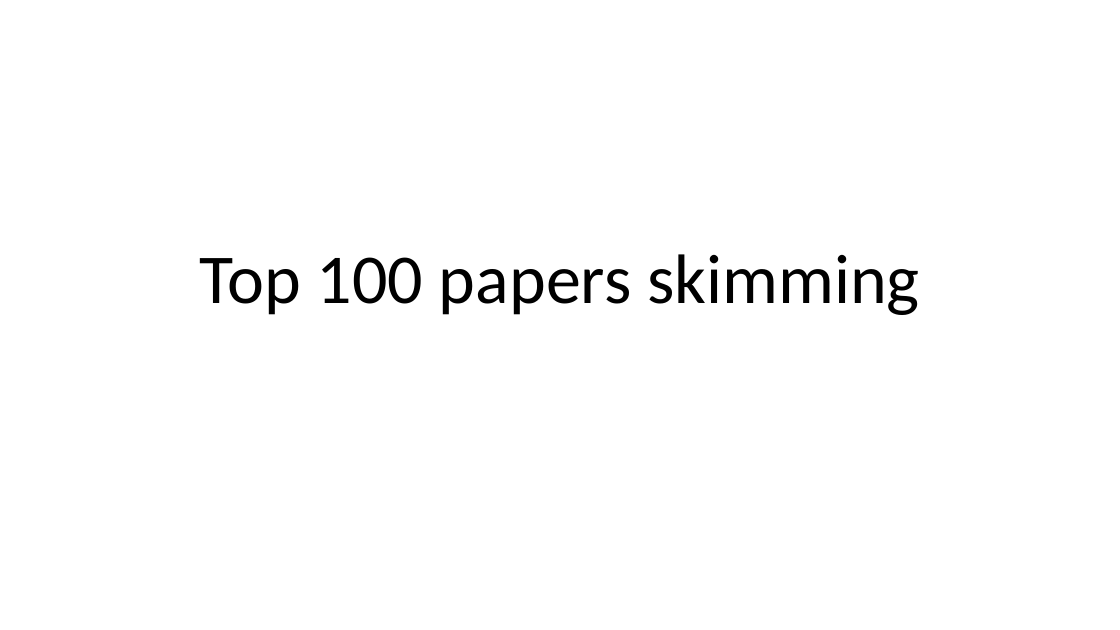
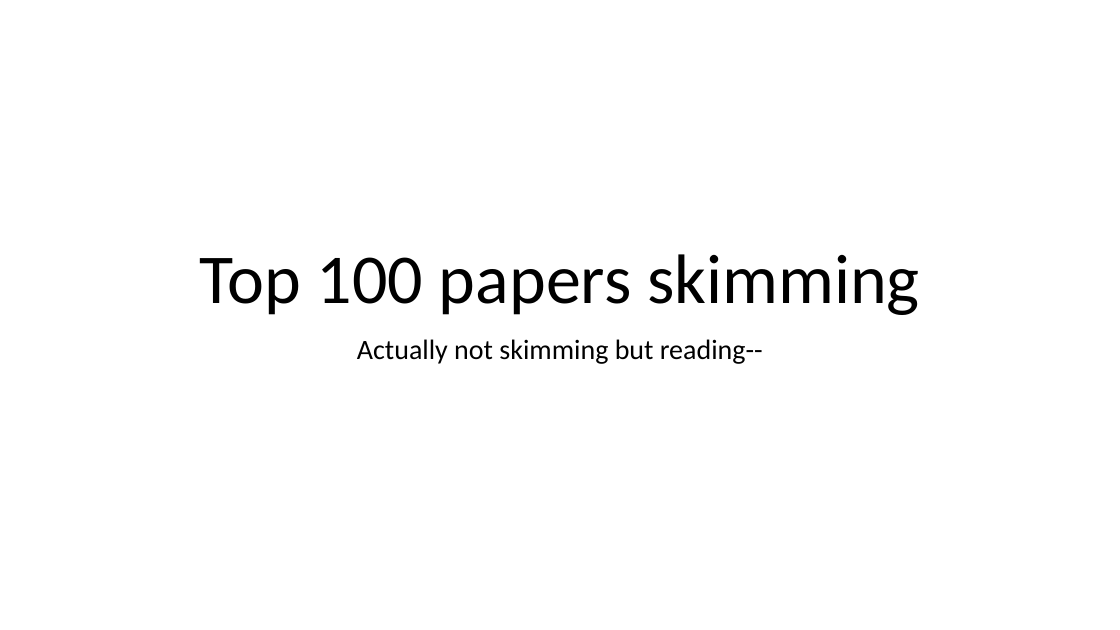
Before and after one commit to AhmadM-DL/SEML, a slide deck: slide 3 of SEML.pptx. Drawn at 1120x630 pixels with LibreOffice and Linux fonts; fonts in the diff are those of the drawing. Boxes give left, top, right and bottom in pixels: in the first picture for what was removed or moved away, otherwise in the second. Text is boxed around its words. In the diff, an @@ line names an element or a change of style, - is before the commit and + after.

```diff
--- a/SEML.pptx
+++ b/SEML.pptx
@@ subtitle added at box(357, 339, 763, 364), 24 pt, text #000000 @@
+Actually not skimming but reading--
```
Also in this commit, not shown: 16 other slides changed, 10 slides added, 1 other file.
